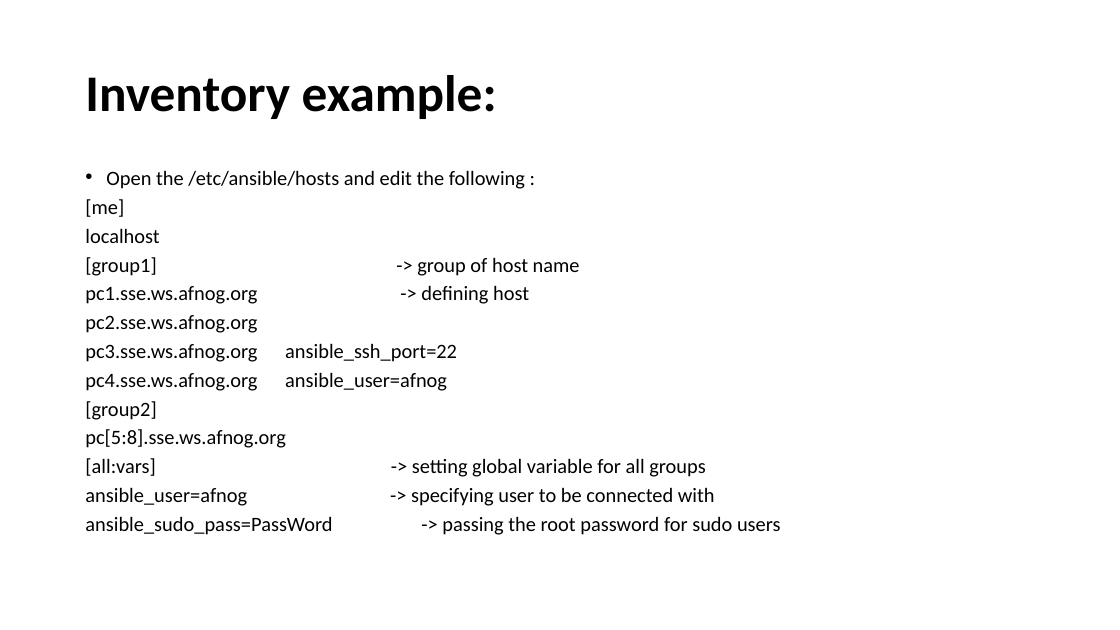
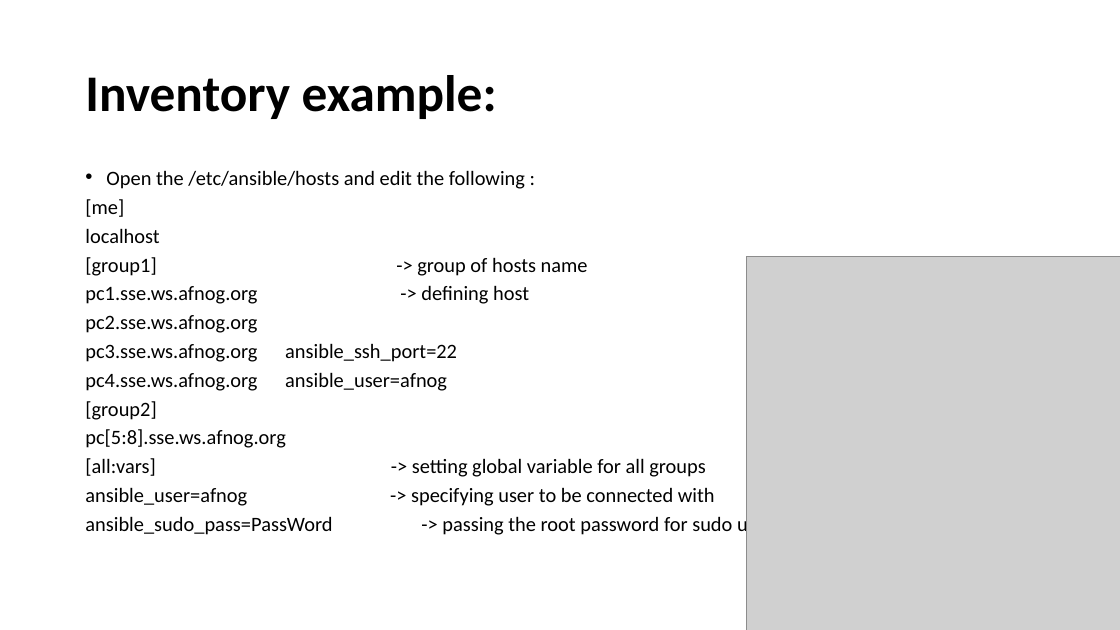
Before and after one commit to afnog/sse, a slide deck: slide 14 of ansible/Ansible_Presentation2019.pptx. Drawn at 1120x630 pixels with LibreOffice and Linux fonts; fonts in the diff are those of the drawing; grey boxes stand for pictures. Boxes give left, top, right and bottom in pixels: in the first picture for what was removed or moved away, otherwise in the second. Text is boxed around its words. In the diff, an @@ line names an element or a change of style, - is before the commit and + after.

```diff
--- a/ansible/Ansible_Presentation2019.pptx
+++ b/ansible/Ansible_Presentation2019.pptx
@@ text at [85,257,588,276]: text changed @@
-[group1] -> group of host name
+[group1] -> group of hosts name
@@ picture added at [746,256,1120,630] @@
```
Also in this commit, not shown: 9 other slides changed, 1 other file.
